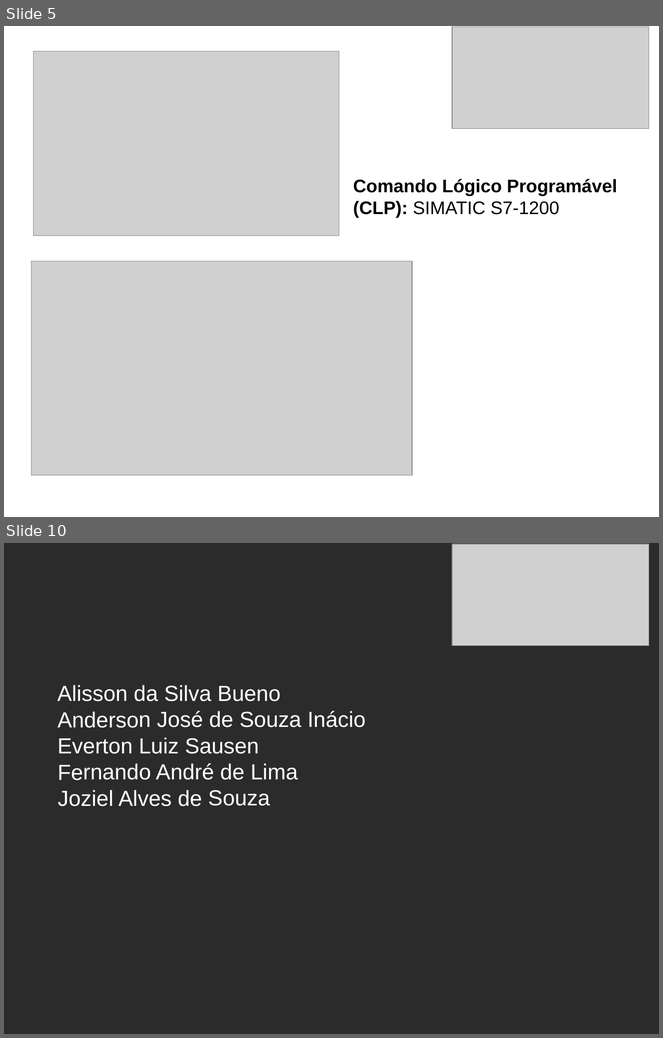
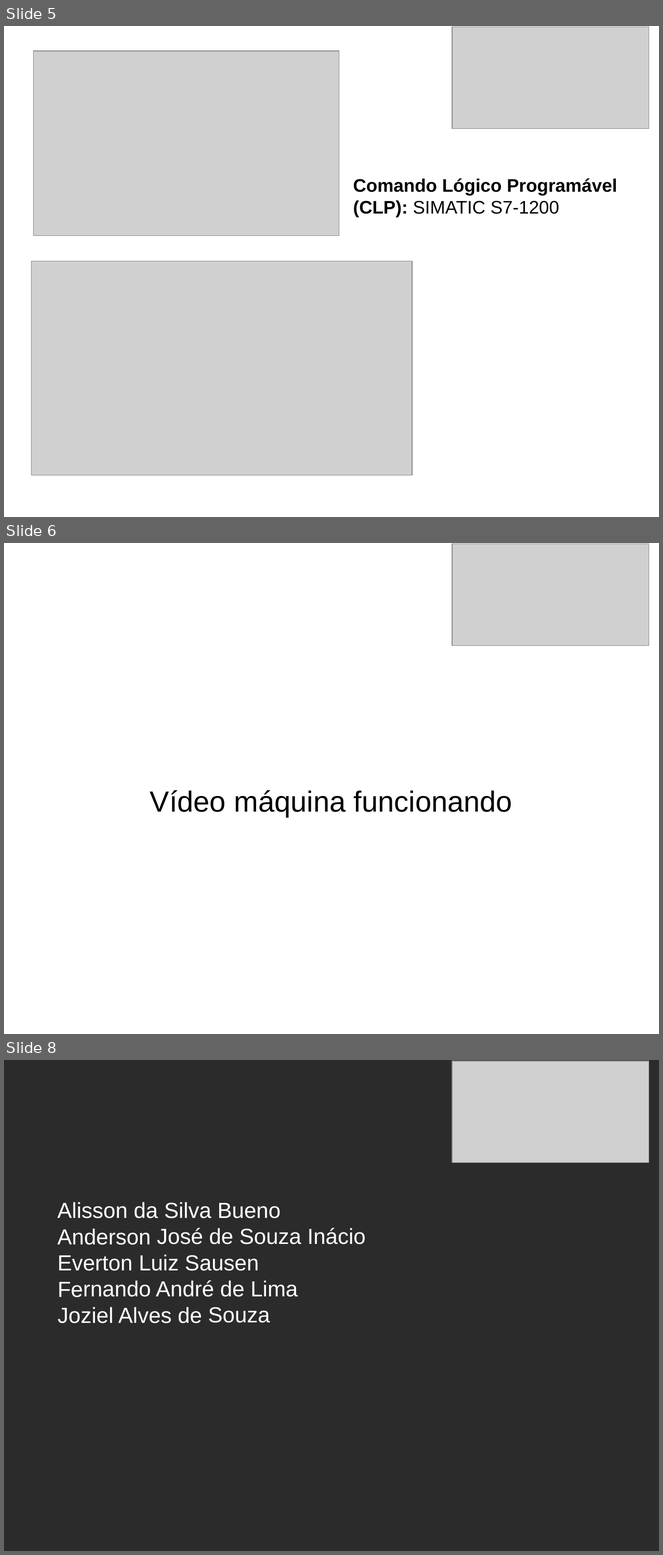
Before and after one commit to nosrednawall/projeto_integrador_7_periodo, a slide deck: Doc/apresentacao/Apresentacao_12_06/17.04 - Slide/SIMATIC Slide.pptx. Shown one above the other, each under a label of ours: slides 5 and 10 before the commit, slides 5, 6 and 8 after it; the slides between them are not shown. The pictures are 663x1038 and 663x1555 pixels, drawn with LibreOffice and Linux fonts; fonts in the diff are those of the drawing; grey boxes stand for pictures; background and template pictures are left out; a plain dark background stands for a picture behind light text. Boxes give left, top, right and bottom in pixels: in the first picture for what was removed or moved away, otherwise in the second. Text is boxed around its words. In the diff, an @@ line names an element or a change of style, - is before the commit and + after.

```diff
--- a/Doc/apresentacao/Apresentacao_12_06/17.04 - Slide/SIMATIC Slide.pptx
+++ b/Doc/apresentacao/Apresentacao_12_06/17.04 - Slide/SIMATIC Slide.pptx
@@ slide 6 added at <box>4,543,659,1034</box>, background #FFFFFF @@
@@ picture added at <box>452,544,649,645</box> @@
@@ text added at <box>150,790,513,818</box>, 32 pt, text #000000 @@
+Vídeo máquina funcionando
@@ what was slide 10 is now slide 8 @@
```
Also in this commit, not shown: 1 other slide added, 4 slides removed, 20 other files.
